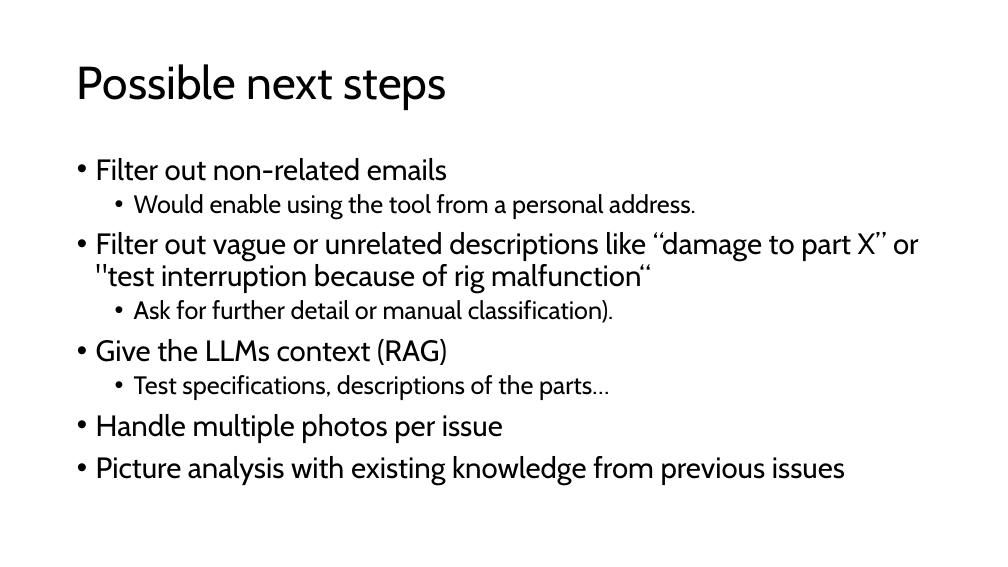
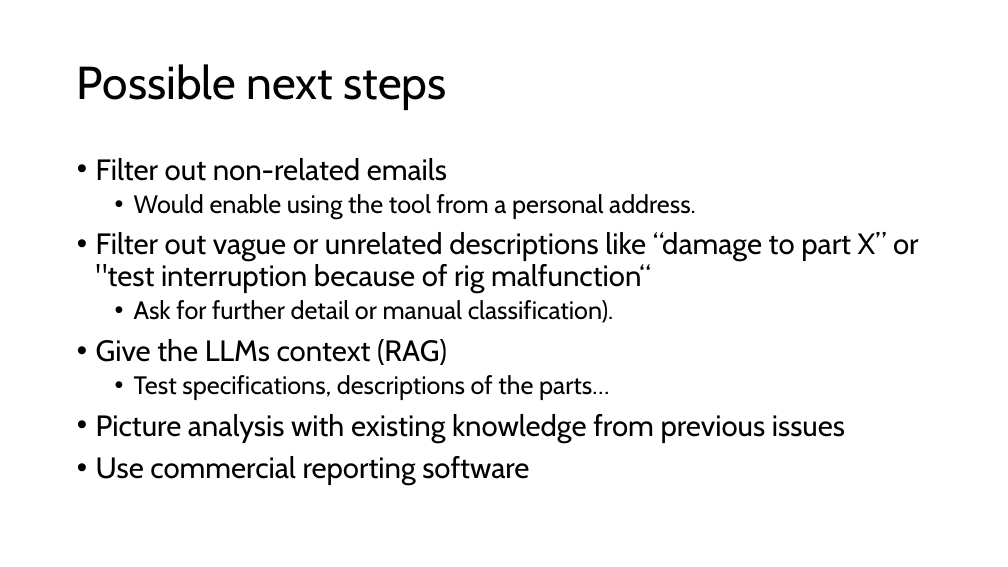
Before and after one commit to charliemb75/project3_test_report_analysis, a slide deck: slide 9 of lab3_presentation.pptx. Drawn at 1008x567 pixels with LibreOffice and Linux fonts; fonts in the diff are those of the drawing. Boxes give left, top, right and bottom in pixels: in the first picture for what was removed or moved away, otherwise in the second. Text is boxed around its words. In the diff, an @@ line names an element or a change of style, - is before the commit and + after.

Commit message:
changes to presentation

```diff
--- a/lab3_presentation.pptx
+++ b/lab3_presentation.pptx
@@ text at (x1=96, y1=414, x2=503, y2=443): paragraph removed @@
-• Handle multiple photos per issue
@@ text at (x1=96, y1=456, x2=529, y2=485): paragraph added @@
+• Use commercial reporting software
```
Also in this commit, not shown: 1 other file.
